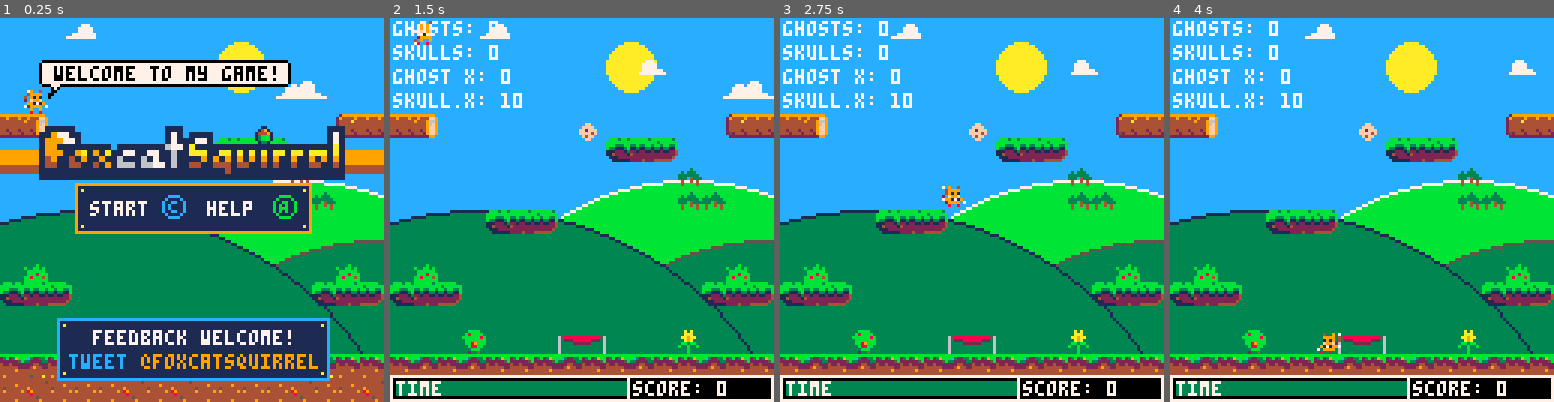
Above: before the commit, frames 1-4 (left to right).
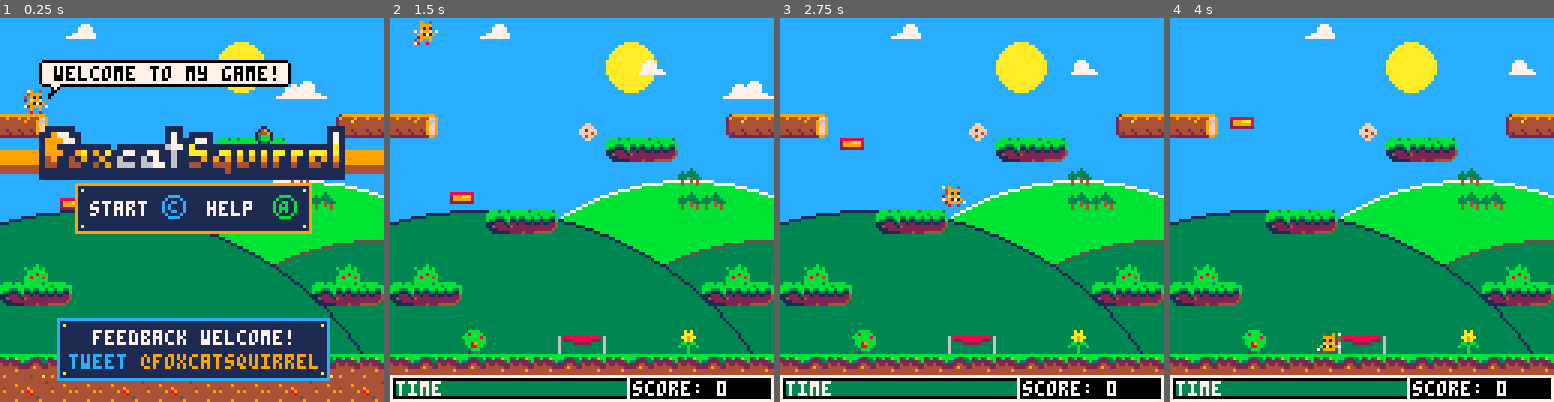
Above: after the commit, the same moments.

Repository: daddynewts/foxcatsquirrel
Game: PICO-8 cartridge foxcatsquirrel.p8
The game is run twice, just before and just after one commit, with the same random seed, the same clock (stepped at 60 frames per second) and the same inputs.
Inputs:
- Up to frame 1 (0.25 s): no input
- Up to frame 2 (1.5 s): tap X (X key) at 0.33, 1.07 s; tap O (Z key) at 0.7 s
- Up to frame 3 (2.75 s): hold Right 1.6-2.1 s; tap O (Z key) at 1.7, 2.1, 2.5 s; tap X (X key) at 1.85 s; hold Right from 2.47 s (still down)
- Up to frame 4 (4 s): tap O (Z key) at 2.9, 3.3, 3.7 s; tap X (X key) at 2.97 s; release Right at 3.03 s; hold Left 3.08-3.58 s; hold Down 3.63-3.97 s

The runs differ from the first frame. In frame 1, 0.1% of the frame differs, in the area x 15-20%, y 46-50%; in frame 2, 1.9%; in frame 3, 1.9%, in the area x 0-35%, y 0-35%; in frame 4, 1.9%.

Commit message:
Moving platforms!
They go side-to-side, or up and down. They don't work properly yet though!

Diff:
--- a/foxcatsquirrel.p8
+++ b/foxcatsquirrel.p8
@@ -1,6 +1,9 @@
 pico-8 cartridge // http://www.pico-8.com
 version 27
 __lua__
+-- foxcatsquirrel
+-- by james newton
+
 -- init + variables
 
 function _init()
@@ -9,8 +12,6 @@
 
  enemyangle=0
  enemyapproach=0
- bonusangle=0
- bonusapproach=0
 
  -- sfx
  intro_jingle = 6
@@ -29,6 +30,7 @@
  -- music
  music_level1 = 0
  music_level2 = 4
+ music_level3 = 7
 
 function rndb(low,high)
  return flr(rnd(high-low+1)+low)
@@ -40,6 +42,12 @@
  -- effects settings
  explode_size = 1
  explode_amount = flr(10)
+
+ splash={
+  sp=92,
+  x=304,
+  y=112,
+ }
 
  player={
   sp=1,
@@ -71,6 +79,24 @@
  cam_x=level*128
  cam_y=0
 
+ -- v for vertical
+ vplatform={
+  x=20,
+  y=60,
+  maxy=100,
+  miny=10,
+  sp=30,
+ }
+
+ -- h for horizontal
+ hplatform={
+  x=168,
+  y=70,
+  maxy=100,
+  miny=10,
+  sp=30,
+ }
+
  init_menu()
 
  sky={}
@@ -131,7 +157,7 @@
 -- edit test parameters here
 -- not in the main body!
 -- sfx(-1)
- music(-1) -- music off
+ --music(-1) -- music off
  timegain=count -- default 12
  timeleft-=timededuction
  timededuction=0.1*(count/6) -- default 0.3
@@ -157,8 +183,8 @@
  timeleft=127
  del(foods,food)
  del(balloons,balloon)
- del(enemies,skull)
- del(enemies,ghost)
+ del(skull,skull)
+ del(ghost,ghost)
   _update = update_mainmenu
   _draw = draw_menu
 end
@@ -167,9 +193,10 @@
  level_food()
  make_bonus()
  make_balloon()
- if count==5 then
-  make_enemies()
- end
+ make_enemies()
+ --if count==5 then
+ -- make_enemies()
+ --end
  _update = update_game
  _draw = draw_game
 end
@@ -186,17 +213,10 @@
   test_mode()
   update_fx()
   player_update()
-  --level_gimmicks()
+  level_gimmicks()
   player_animate()
   collide_food()
   move_enemies()
-  if #ghost>=1 then
-   move_enemies()
-   collision_enemies()
-  elseif #skull>=1 then
-   move_enemies()
-   collision_enemies()
-  end
   if #bonuses>=1 then
    collide_bonus()
    move_bonus()
@@ -389,7 +409,7 @@
  then player.gliding=true
       player.falling=false
       player.jumping=false
-      player.dy=player.dy/1.3
+      player.dy/=1.3
  else if not btn(❎)
   and player.falling
   then player.gliding=false
@@ -406,9 +426,9 @@
  --end
 
  -- shockwave trial
- if btn(🅾️) then
-  make_shockwave()
-  end
+ --if btn(🅾️) then
+ -- make_shockwave()
+ -- end
  end
 
   --fast fall
@@ -592,7 +613,7 @@
 
  -- angle
  -- print("approach: "..enemyapproach,cam_x+1,1,7)
- test_ui()
+ --test_ui()
 
  -- food coords
  --print(""..#foods,cam_x+1,1,7)
@@ -669,16 +690,6 @@
 
 end
 
-function draw_youwin()
- cls()
- pal()
- rectfill(0,0,127,127,1)
- spr(2,61,70)
- print("you win the game!",32,36,7)
- print("score: "..points,32,44,7)
- print("press ❎ to start again",22,52,7)
-end
-
 function draw_clouds()
  cloud1.x+=cloud1.speed
 	cloud2.x+=cloud2.speed
@@ -713,12 +724,7 @@
  end
 end
 -->8
--- things to fix
-
--- enemy movement
--- enemies not dying after level 2
--- crumbs to match food colour
--- food spawns off-screen?
+-- empty
 -->8
 -- grabbables
 
@@ -786,7 +792,7 @@
 function add_foodpoints()
  points+=flr(10000/timeleft)
  timeleft+=timegain	 --default 25?
- count+=5
+ count+=10
  del(foods,food)
  sfx(eat_sfx)
  crumb=pget(food.x+3,food.y+3)
@@ -808,10 +814,7 @@
 end
 
 function move_bonus()
- bonusapproach=atan2(bonus.x,food.y)
- bonusangle+=(3.141592654/bonusapproach)/180
-
- bonus.y-=0.2*cos(bonusangle)
+ bonus.y-=0.2*cos(t())
 end
 
 function collide_bonus()
@@ -824,7 +827,8 @@
       points+=100
       del(foods,food)
       del(bonuses,bonus)
-      del(enemies,ghost)
+      del(ghosts,ghost)
+      del(skulls,skull)
  --     del(enemies,skull)
  --     del(enemies,enemy)
       sfx(bonus_sfx)
@@ -897,6 +901,7 @@
   circ(30,174,110,1) -- left outline
   circfill(80,16,8,10) -- sun
   draw_clouds()
+  spr(vplatform.sp, vplatform.x,vplatform.y)
 
  end
 
@@ -906,20 +911,28 @@
    pal(5,2,1)
    pal(6,4,1)
    pal(13,9)
+   spr(hplatform.sp, hplatform.x, hplatform.y)
  end
 
  -- castle outside
  if level==2 then
   sky.colour=1 -- dark blue
-  pal(6,5)
-  pal(9,4)
-  pal(8,2)
-  pal(7,13)
-  pal(11,3)
-  pal(15,4)
-  pal(10,2)
-  pal(12,1)
-  pal(14,2)
+  --pal(6,5) -- pale -> dark grey
+  pal(9,4) -- orange -> brown
+  pal(8,2) -- red -> maroon
+  pal(7,13) -- white -> blue-grey
+  pal(11,3) -- pale -> dark green
+  pal(15,4) -- peach -> brown
+  pal(10,2) -- yellow -> maroon
+  pal(12,1) -- pale -> dark blue
+  pal(14,2) -- pink -> maroon
+  spr(splash.sp,splash.x,splash.y)
+  spr(splash.sp+1,splash.x+8,splash.y)
+  spr(splash.sp,splash.x+16,splash.y)
+   splash.sp+=0.2
+     if splash.sp>94 then
+        splash.sp=92
+     end
  end
 
  -- castle inside
@@ -933,7 +946,7 @@
   line(cam_x+51,64,cam_x+77,64,1)
  end
 
- -- castle
+ -- final level
  if level==4 then
   pal()
  end
@@ -944,16 +957,53 @@
   music(music_level1)
  elseif level==1 then
   music(music_level2)
+ elseif level==2 then
+  music(music_level3)
  end
 end
 
 function level_gimmicks()
 
+ -- moving platform
+ --platform.x-=0.1
+ --platform.y+=0.5
+
+ vplatform.y-=3*sin(t())
+
+ if vplatform.y > player.y+7 -- -4
+  and vplatform.y < player.y+8 -- +4
+  and vplatform.x > player.x-6 -- 4
+  and vplatform.x < player.x+6
+   then
+    player.y=vplatform.y-8
+    player.dy=0
+    player.landed=true
+    player.jumping=false
+    player.falling=false
+    player.gliding=false
+   end
+
+ hplatform.x+=sin(t())
+
+ if  hplatform.y > player.y -- -4
+  and hplatform.y < player.y+8 -- +4
+  and hplatform.x > player.x-6 -- 4
+  and hplatform.x < player.x+6
+   then
+    player.y=hplatform.y-8
+    player.x=hplatform.x
+    player.dy=0
+    player.landed=true
+    player.jumping=false
+    player.falling=false
+    player.gliding=false
+   end
+
 -- bungee
-if level==0 and
- player.y>=80 then
-  player.dy-=2
- end
+--if level==0 and
+-- player.y>=80 then
+--  player.dy-=2
+-- end
 end
 
 -->8
@@ -1163,8 +1213,10 @@
   music(-1)
   del(balloons,balloon)
   del(foods,food)
-  del(enemies,ghost)
-  del(enemies,skull)
+  --del(enemies,ghost)
+  --del(enemies,skull)
+  del(ghost,ghost)
+  del(skull,skull)
   count=0
   level+=1
   timeleft=timeleft+(timegain*2)
@@ -1182,8 +1234,6 @@
 function draw_levelover()
 --	cls()
  pal()
- -- 8*8 "level over"
--- sspr(68,64,60,8,cam_x+32,42,60,8)
  -- full-width stripe
 
  rect(cam_x,33,cam_x+128,63,7)
@@ -1235,6 +1285,16 @@
  print("press   to restart",cam_x+26,112,7)
  spr(145,cam_x+48,111)
 end
+
+function draw_youwin()
+ cls()
+ pal()
+ rectfill(0,0,127,127,1)
+ spr(2,61,70)
+ print("you win the game!",32,36,7)
+ print("score: "..points,32,44,7)
+ print("press ❎ to start again",22,52,7)
+end
 -->8
 -- enemies
 -- skulls work! (when alone)
@@ -1242,13 +1302,15 @@
 
 function make_enemies()
 
- if level==1 then
+ if count==7 and level==0 then
   make_skull()
- elseif level==2 then
+ elseif count==5 and level==1 then
+  make_skull()
+ elseif count==4 and level==2 then
   make_ghost()
- elseif level==3 then
+ elseif count==2 and level==3 then
   make_ghost()
- elseif level==4 then
+ elseif count==1 and level==4 then
   make_ghost()
   make_skull()
  end
@@ -1257,31 +1319,13 @@
 end
 
 function draw_enemies()
- if level==1 then
-  draw_skull()
- elseif level==2 then
-  draw_ghost()
-  draw_skull()
- elseif level==3 then
-  draw_ghost()
- elseif level==4 then
-  draw_skull()
-  draw_ghost()
- end
+ draw_skull()
+ draw_ghost()
 end
 
 function move_enemies()
- if level==1 then
-  move_skull()
- elseif level==2 then
-  move_ghost()
-  move_skull()
- elseif level==3 then
-  move_ghost()
- elseif level==4 then
-  move_ghost()
-  move_skull()
- end
+ move_skull()
+ move_ghost()
 end
 
 
@@ -1292,7 +1336,7 @@
     x=cam_x-player.x,
     y=flr(64)-player.y,
    }
-  add(enemies,skull)
+  add(skull,skull)
   sfx(skull_sfx)
  end
 end
@@ -1303,7 +1347,7 @@
    x=cam_x-player.x,
    y=flr(64)-player.y,
    }
-  add(enemies,ghost)
+  add(ghost,ghost)
   sfx(ghost_sfx)
   ghost.orbit=false
  end
@@ -1682,59 +1726,64 @@
 
 
 __gff__
-00000000000000000000000023230381030303030303030303030000000000000101000001010007070000000023030302000101001101010b0000000000111103030303030101010000232323230000010100002323008023000000000000000303000001000000000000000000000000000302030000000000000000000000
+00000000000000000000000023230381030303030303030303030000000003000101000001010007070000000023030302000101001101010b0000000000111103030303030101010000232323230000010100002323008023000000000000000303000001000000000000000000000000000302010000000000000000000000
 0000000000000000000000000000000000000000000000000000000000000000000000000000000000000000000000000000000000000000000000000000000000000000000000000000000000000000000000000000000000000000000000000000000000000000000000000000000000000000000000000000000000000000
 __map__
-0000000000000000000000000000000000000000260000000000000000000000000000000000000000000000000040434300530000530000000053000053004000000000000000000000000000000000300000000000000000000000000000210000000000000000000000000000000000000000000000000000000000000000
-00000000000000000000000000000000000000002600000000000000003a0000000000000000000000000000000040434300535200530000000053005253004000000000000000000000000000000000300000000000000000000000000000300000000000000000000000000000000000000000000000000000000000000000
-0000000000000000000000000000000000000025362400000000000000000000000000000000000000000000000040434300530000530000000053000053004000000000000000000000000000000000300000000000000000000000000000300000000000000000000000000000000000000000000000000000000000000000
-0000000000000000000000000000000024000000000000000000000000000000000000000000000000000000005640434300530000530052000053000053004032320000000000323200000000003232300000000000000000000000000020230000000000000000000000000000000000000000000000000000000000000000
-3724000000000000000000000000253700000000000000000000000000000000000000000000000000000000560040434351500000530000000053000051504000000000000000303000000000000000300000000000000000000000000000300000000000000000000000000000000000000000000000000000000000000000
-0000000000000000004546470000000000000000000000000000003a00000025000000000000000000000056000040434300000000530000000053000000004000000000000000303000000000000000300000000000000000000000000000300000000000000000000000000000000000000000000000000000000000000000
-0000000000000000000000006500000000000000253624000000000000000000000000000000000000000051515140434300520000530000000053000000004000000032320000303000000032320000300000000000000000000000000000300000000000000000000000000000000000000000000000000000000000000000
-00000000000000000000000065650000000000000000000000000000000000000000000000000000000000000000404343000000005300000000530000000040000000000000003030000000000000003000000000000000000000000000003000000000000000000000000000000000002b0000000000002b00000000002b00
-000000004546470000000000000000003624000000000000000029000000002500000000003500000000000000004043430000000053003e3f0053000000004000000000000000303000000000000000300000000000000000000000000000300000000000000000000000000000000000000000000000000000000000000000
-0000000000000000000000000000000000260000000000000000252400000000000000002020000000000000000040434300000000505050505050000000004000000000003500303000350000000000300000000050000000005000000000300000000000000000000000000000000000000000000000000000000000000000
-003c0000000000000000000000003c00000000000000000000000000000000000000000000000000000000000000404343000000000000000000000000520040000000000021203030202100000000003000000000212020202021000000003000000000000000000000000000000000000000002b0000000000002b00000000
-4546470000000000000000000045464700000000000025363624000000000025212000000000000000000000000040434300570052000000000000000057004000000000003100303000310000000000300000000031000000003100000000300000000000000000000000000000000000000000000000000000000000000000
-0000000000000000000000000000000000000000000000000000000000000000306200000063000000630000000040434300570000000052000000000057004000000000003100303000310000000000300000000031000000003100000000300000000000000000000000000000000000000000000000000000000000000000
-000000640000003e3f0000003b0000000029003b000000003c00003b00543c003062002900620000006200540000404343000f005400000000000054000f004000000000003100303000310000000000300000000031000000003100000000300000000000000000000000000000000000000000000000000000000000000000
-10141014101010141010141010141010101410141410101410141414101410186060606060606e5f6f606060606060604041424242424242424242424242424300000035003100303000310035000000300000500031000000003100500000306161616161616161616161616161616127272727272727272727272727272727
-1117111111171117111111111711111700000000000000000000000000000000007575757575494949757575757575343333333333333333333333333333333333333333333333333333333333333333333333333333333333333333333333330000000000000000000000000000000000000000000000000000000000000000
-0000000000000000000000000000000000000000000000000000000000000000000000000000000000000000000000003434343434343434343434343434343434000000000000000000000000000000000000000000000000000000000000000000000000000000000000000000000000000000000000000000000000000000
-…(36 lines of a section not shown)…
+0000000000000000000000000000000000000000260000000000000000000000000000000000000000000000000040414300530000530000000053000053004100000000000000000000000000000000410000000000000000000000000000210000000000000000000000000000000000000000000000000000000000000000
+00000000000000000000000000000000000000002600000000000000003a0000000000000000000000000000000040414300535200530000000053005253004100000000000000000000000000000000410000000000000000000000000000410000000000000000000000000000000000000000000000000000000000000000
+0000000000000000000000000000000000000025362400000000000000000000000000000000000000000000000040414300530000530000000053000053004100000000000000000000000000000000410000000000000000000000000000410000000000000000000000000000000000000000000000000000000000000000
+0000000000000000000000000000000024000000000000000000000000000000000000000000000000000000005640414300530000530052000053000053004132320000000000323200000000003232410000000000000000000000000020230000000000000000000000000000000000000000000000000000000000000000
+37240000000000000000000000002537000000000000000000000000000000000000000000000000000000005600404143515000005300000000530000515041000000000000001e1e00000000000000410000000000000000000000000000410000000000000000000000000000000000000000000000000000000000000000
+0000000000000000004546470000000000000000000000000000003a000000250000000000000000000000560000404143000000005300000000530000000041000000000000001e1e00000000000000410000000000000000000000000000410000000000000000000000000000000000000000000000000000000000000000
+00000000000000000000000065000000000000002536240000000000000000000000000000000000000000515151404143005200005300000000530000000041000000323200001e1e00000032320000410000000000000000000000000000410000000000000000000000000000000000000000000000000000000000000000
+00000000000000000000000065650000000000000000000000000000000000000000000000000000000000000000404143000000005300000000530000000041000000000000001e1e000000000000004100000000000000000000000000004100000000000000000000000000000000002b0000000000002b00000000002b00
+000000004546470000000000000000003624000000000000000029000000002500000000003500000000000000004041430000000053003e3f00530000000041000000000000001e1e00000000000000410000000000000000000000000000410000000000000000000000000000000000000000000000000000000000000000
+00000000000000000000000000000000002600000000000000002524000000000000000074740000000000000000404143000000005050505050500000000041000000000035001e1e00350000000000410000000050000000005000000000410000000000000000000000000000000000000000000000000000000000000000
+003c0000000000000000000000003c00000000000000000000000000000000000000000000000000000000000000404143000000000000000000000000520041000000000021201e1e202100000000004100000000212020202021000000004100000000000000000000000000000000000000002b0000000000002b00000000
+45464700000000000000000000454647000000000000253636240000000000257474000000000000000000000000404143000000520000000000000000000041000000000031001e1e00310000000000410000000031000000003100000000410000000000000000000000000000000000000000000000000000000000000000
+00000000000000000000000000000000000000000000000000000000000000003100000000630000006300000000404143000000006700520000670000000041000000000031001e1e00310000000000410000000031000000003100000000410000000000000000000000000000000000000000000000000000000000000000
+000000640000003e3f0000003b0000000029003b000000003c00003b00543c003100002900620000006200540000404143000f005477000000007754000f0041000000000031001e1e00310000000000410000000031000000003100000000410000000000000000000000000000000000000000000000000000000000000000
+1014101410101014101014101014101010141014141010141014141410141018606060606060000000606060606060604141424242424242424242424242423333333333333333333333333333333333410000500031000000003100500000416161616161616161616161616161616127272727272727272727272727272727
+1117111111171117111111111711111700000000000000000000000000000000000000000000000000000000000000000000000000000000000000000000000000000000000000000000000000000000003333333333333333333333333333330000000000000000000000000000000000000000000000000000000000000000
+…(42 lines of a section not shown)…
Not shown, changed: 25 lines of the sprite sheet (__gfx__) section of foxcatsquirrel.p8
Not shown, changed: the music (__music__) section of foxcatsquirrel.p8
Not shown, changed: the sound effects (__sfx__) section of foxcatsquirrel.p8
